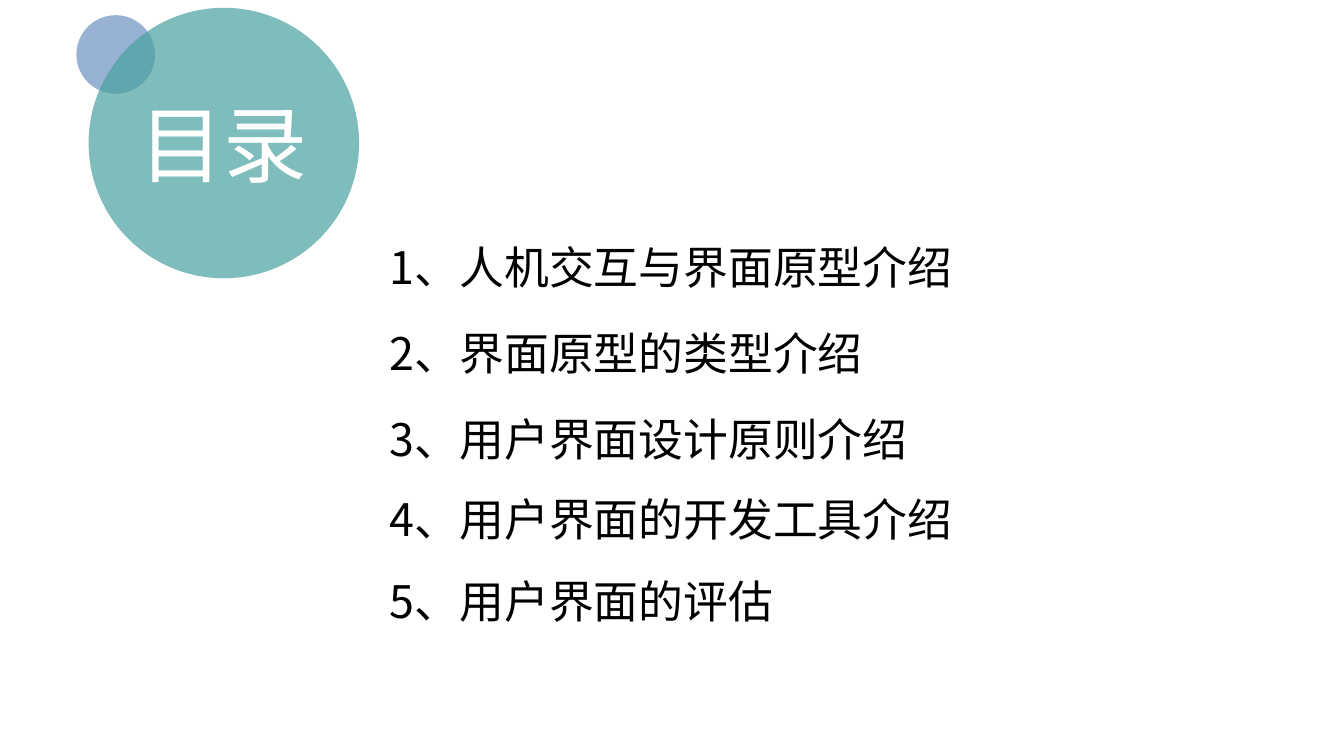
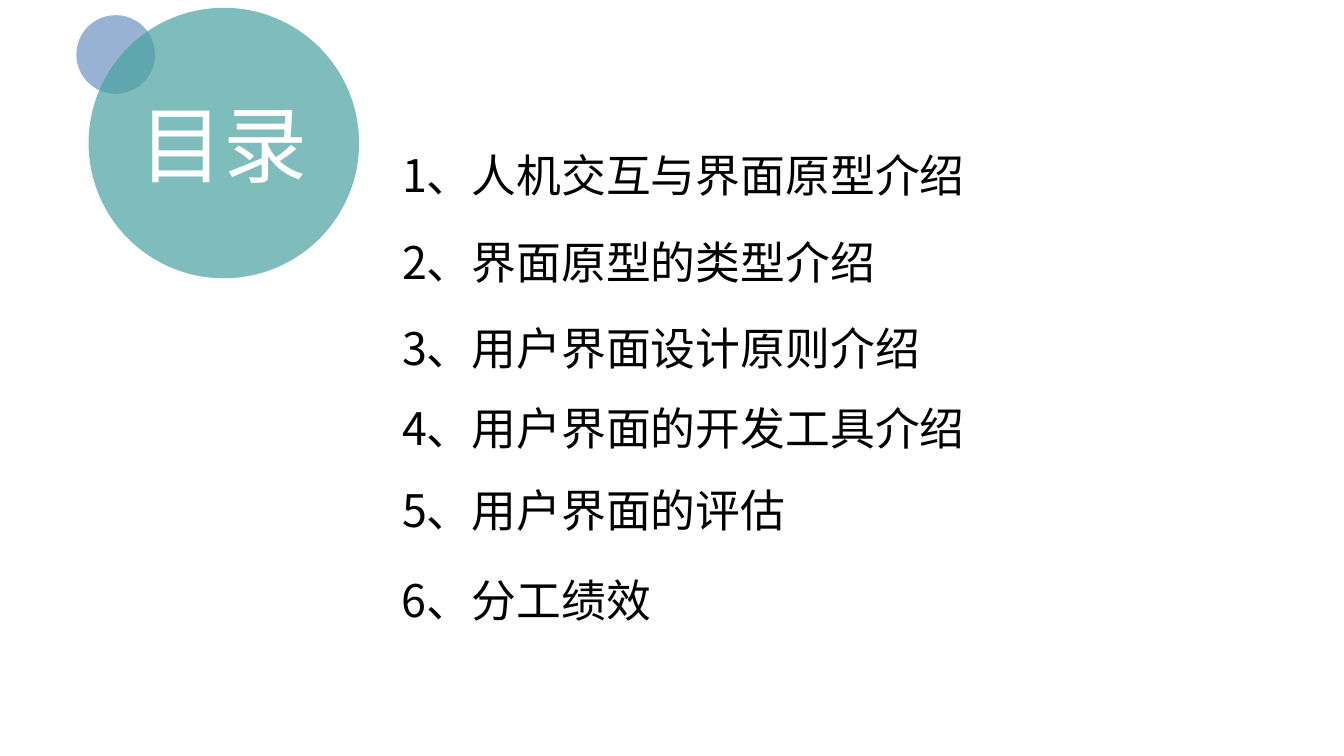
Before and after one commit to PRD2018/PRD2018-G15, a slide deck: slide 2 of 受控文档/02-其他任务/[PRD-15]UML基础二.pptx. Drawn at 1344x756 pixels with LibreOffice and Linux fonts; fonts in the diff are those of the drawing; background and template pictures are left out. Boxes give left, top, right and bottom in pixels: in the first picture for what was removed or moved away, otherwise in the second. Text is boxed around its words. In the diff, an @@ line names an element or a change of style, - is before the commit and + after.

```diff
--- a/受控文档/02-其他任务/[PRD-15]UML基础二.pptx
+++ b/受控文档/02-其他任务/[PRD-15]UML基础二.pptx
@@ 5 texts: place and size @@
-5 texts at <box>390,246,953,622</box>
+5 texts at <box>402,154,965,531</box>
@@ text added at <box>402,579,651,621</box>, 32 pt, text #000000 @@
+6、分工绩效
```
Also in this commit, not shown: 1 slide added.
